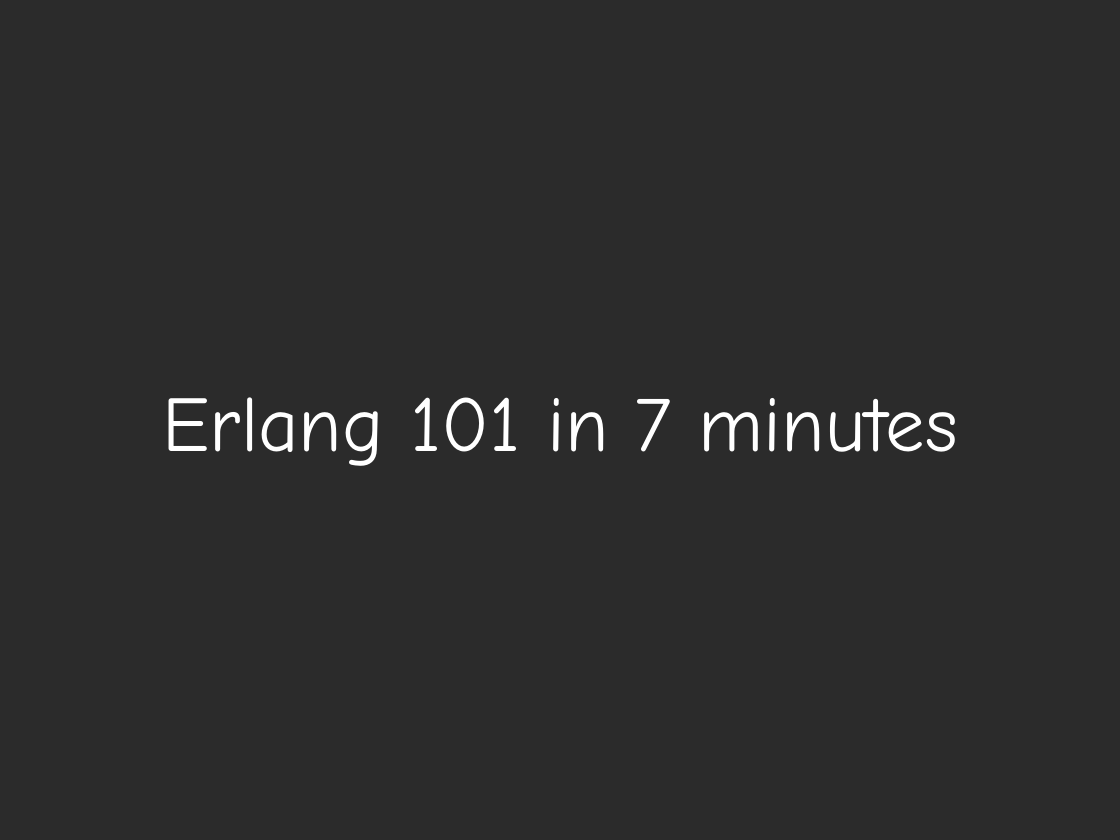
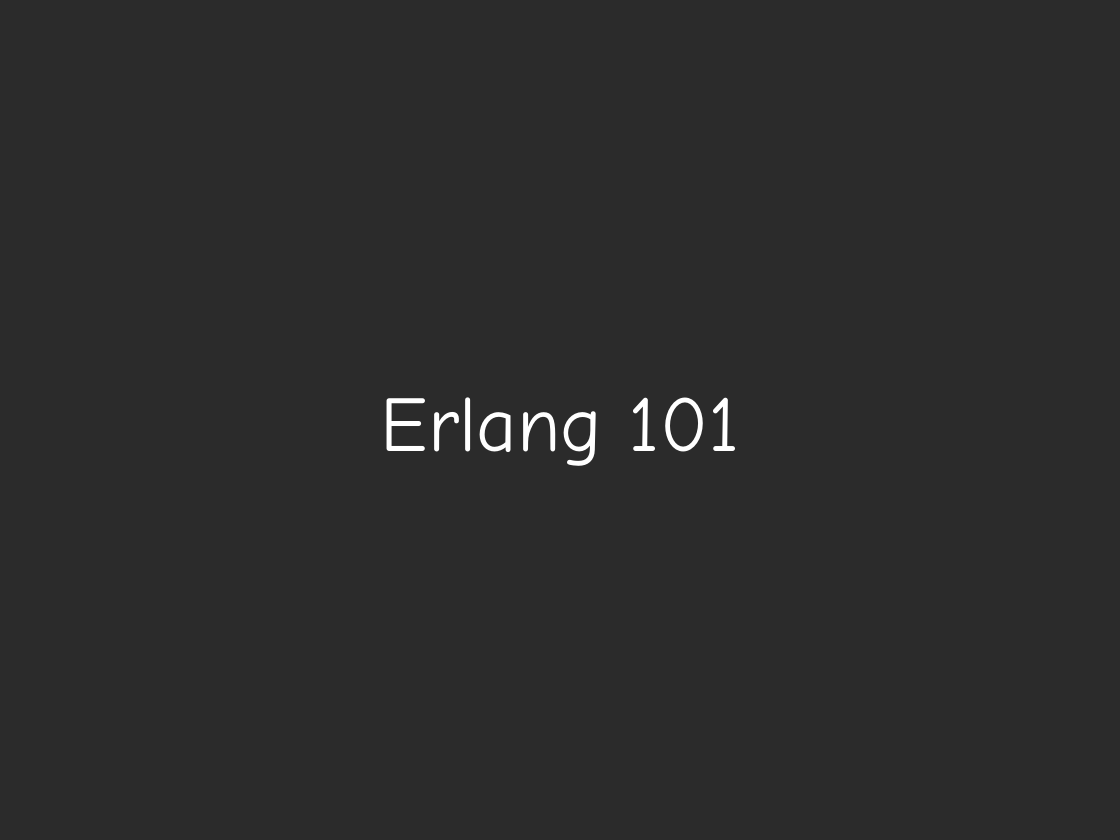
Before and after one commit to btedev/erlang_md5crack, a slide deck: slide 11 of presentation/Erlang.ppt. Drawn at 1120x840 pixels with LibreOffice and Linux fonts; fonts in the diff are those of the drawing; background and template pictures are left out; a plain dark background stands for a picture behind light text. Boxes give left, top, right and bottom in pixels: in the first picture for what was removed or moved away, otherwise in the second. Text is boxed around its words. In the diff, an @@ line names an element or a change of style, - is before the commit and + after.

```diff
--- a/presentation/Erlang.ppt
+++ b/presentation/Erlang.ppt
@@ title at (381,397,739,466): text changed @@
-Erlang 101 in 7 minutes
+Erlang 101
```
Also in this commit, not shown: 11 other slides changed, 4 slides added, 15 other files.
